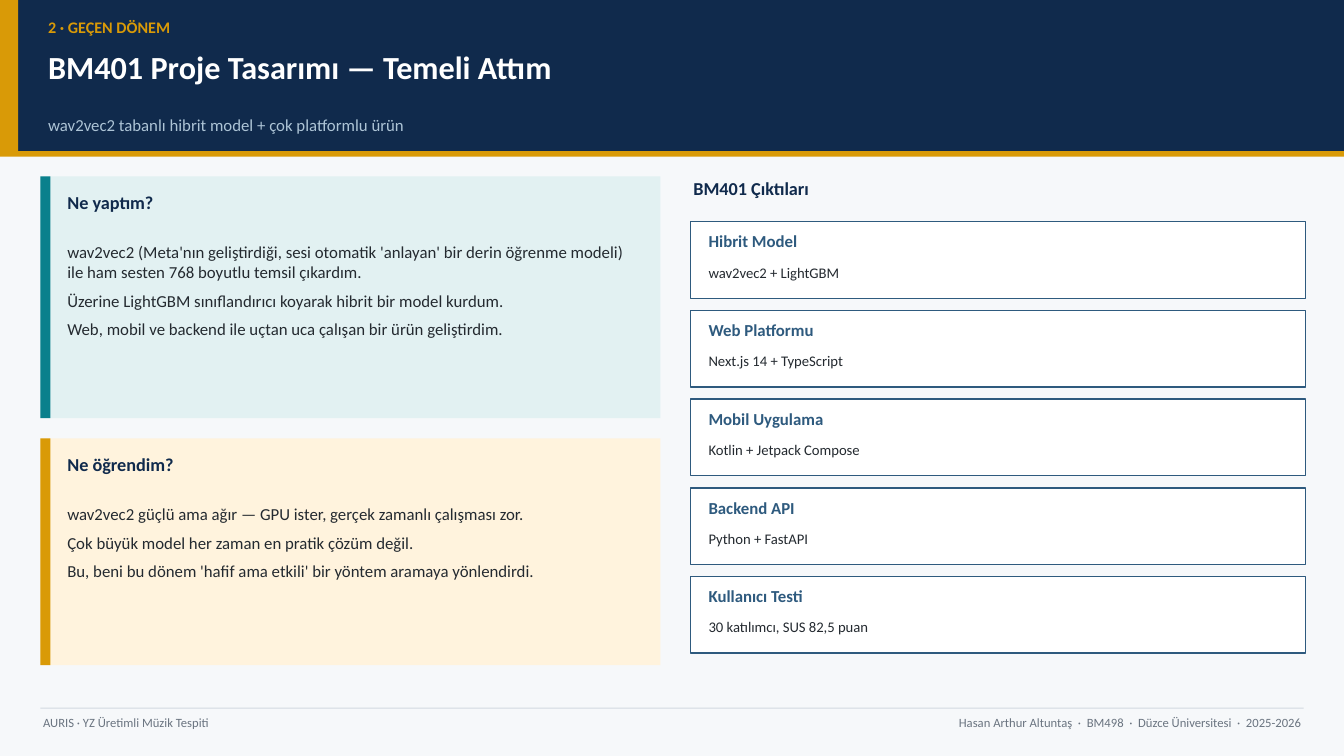
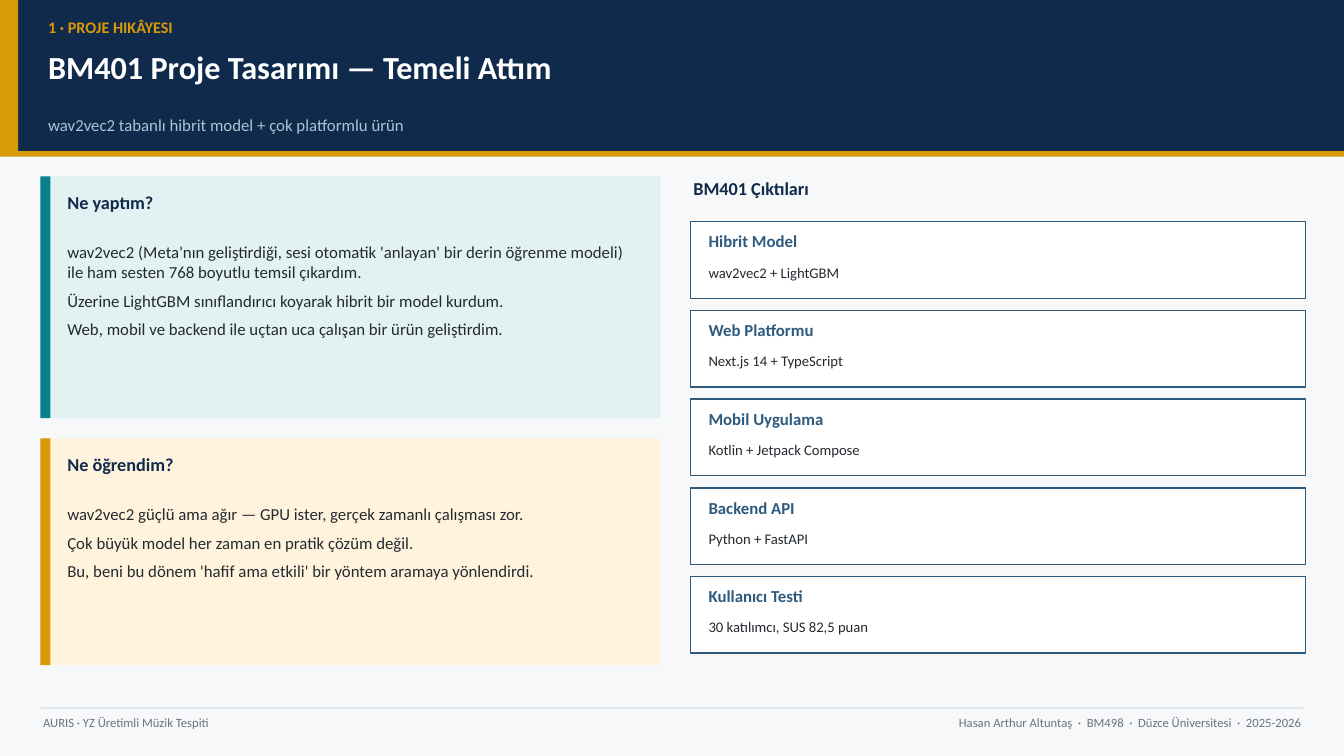
Before and after one commit to Rtur2003/CrownCode, a slide deck: slide 5 of docs/academic/TeslimEdilecekler/Sunumlar/AURIS_Genel_Tanitim_Sunumu.pptx. Drawn at 1344x756 pixels with LibreOffice and Linux fonts; fonts in the diff are those of the drawing. Boxes give left, top, right and bottom in pixels: in the first picture for what was removed or moved away, otherwise in the second. Text is boxed around its words. In the diff, an @@ line names an element or a change of style, - is before the commit and + after.

```diff
--- a/docs/academic/TeslimEdilecekler/Sunumlar/AURIS_Genel_Tanitim_Sunumu.pptx
+++ b/docs/academic/TeslimEdilecekler/Sunumlar/AURIS_Genel_Tanitim_Sunumu.pptx
@@ text at (48, 20, 173, 33): text changed @@
-2 · GEÇEN DÖNEM
+1 · PROJE HIKÂYESI
```
Also in this commit, not shown: 17 other slides changed, 1 other file.
